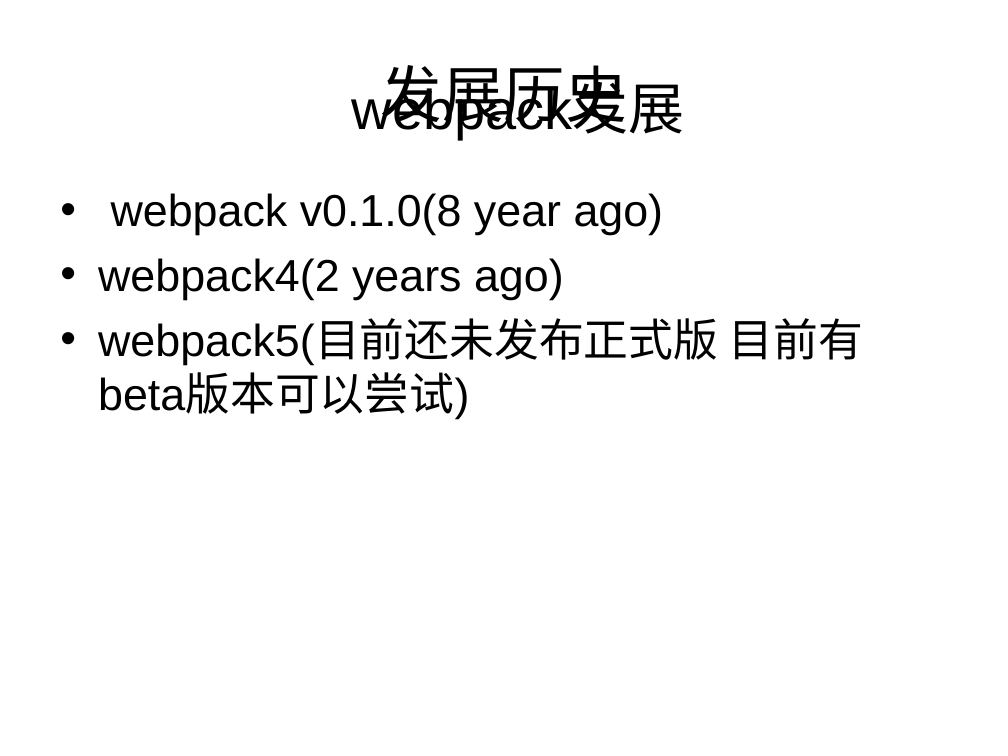
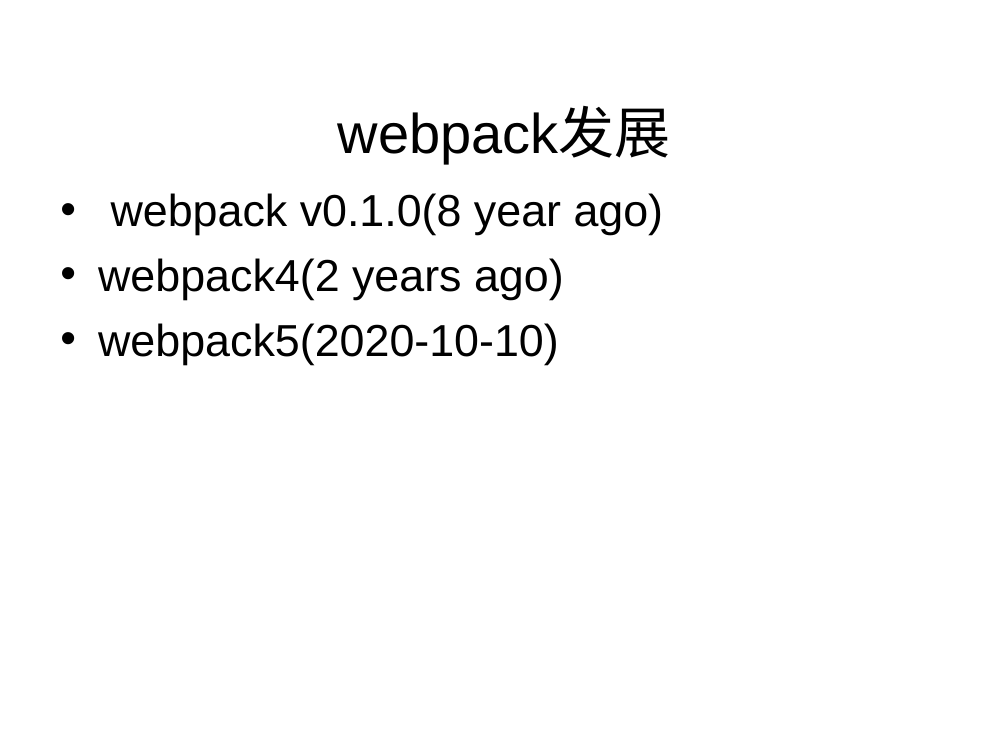
Before and after one commit to wangjiaoj/document, a slide deck: slide 4 of webpack/webpack教程.ppt. Drawn at 1008x756 pixels with LibreOffice and Linux fonts; fonts in the diff are those of the drawing. Boxes give left, top, right and bottom in pixels: in the first picture for what was removed or moved away, otherwise in the second. Text is boxed around its words. In the diff, an @@ line names an element or a change of style, - is before the commit and + after.

```diff
--- a/webpack/webpack教程.ppt
+++ b/webpack/webpack教程.ppt
@@ text "webpack发展": place and size @@
-text "webpack发展" at box(352, 85, 685, 139)
+text "webpack发展" at box(338, 108, 671, 162)
@@ title removed at box(381, 65, 627, 133) @@
-发展历史
@@ text at box(98, 323, 559, 365): text changed @@
-• webpack5(目前还未发布正式版 目前有beta版本可以尝试)
+• webpack5(2020-10-10)
```
Also in this commit, not shown: 20 other slides changed, 1 slide added, 1 slide removed, 9 other files.
